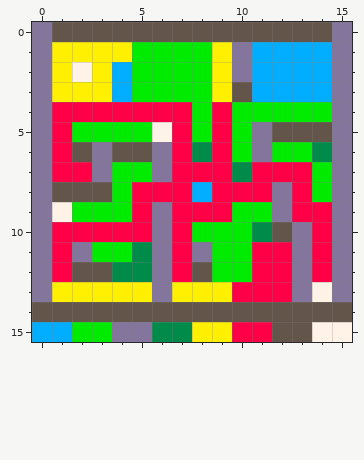
Edited in one commit: pixel-art sprite (data/init/map/1.png). This is how it looked before the edit.
The file is 16x16 pixels. Colours within 5 levels of each other are drawn and written as one.
The same view after the edit:
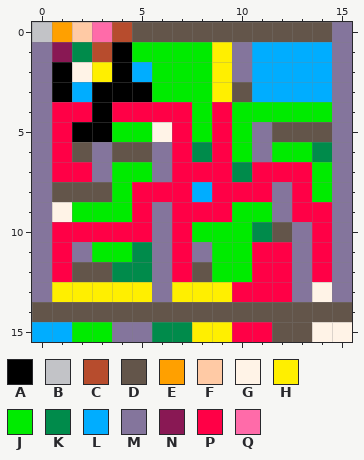
Palette (. is transparent): A #000000  B #c2c3c7  C #b74c2d  D #63554a  E #ffa000  F #ffcaa5  G #fff3e7  H #ffef00  J #00eb00  K #008b4b  L #00adff  M #84759c  N #891854  P #ff0046  Q #ff6ba9
Change:
The edit turns colour H into colour A in row 1 at x 4; in row 2 at x 1; in row 3 at x 1 and 3.
The edit turns colour J into colour A in row 3 at x 5; in row 5 at x 2 to 3.
The edit turns colour L into colour A in rows 2 to 3 at x 4.
The edit turns colour P into colour A in row 4 at x 3.
The edit turns colour M into colour B in row 0 at x 0.
The edit turns colour D into colour C in row 0 at x 4.
The edit turns colour H into colour C in row 1 at x 3.
The edit turns colour D into colour E in row 0 at x 1.
The edit turns colour D into colour F in row 0 at x 2.
The edit turns colour H into colour K in row 1 at x 2.
The edit turns colour H into colour L in row 3 at x 2.
The edit turns colour J into colour L in row 2 at x 5.
The edit turns colour H into colour N in row 1 at x 1.
The edit turns colour D into colour Q in row 0 at x 3.
Where, in picture pixels (left, top, right, bottom), the same in both pictures:
changed: (32, 22, 152, 142)
